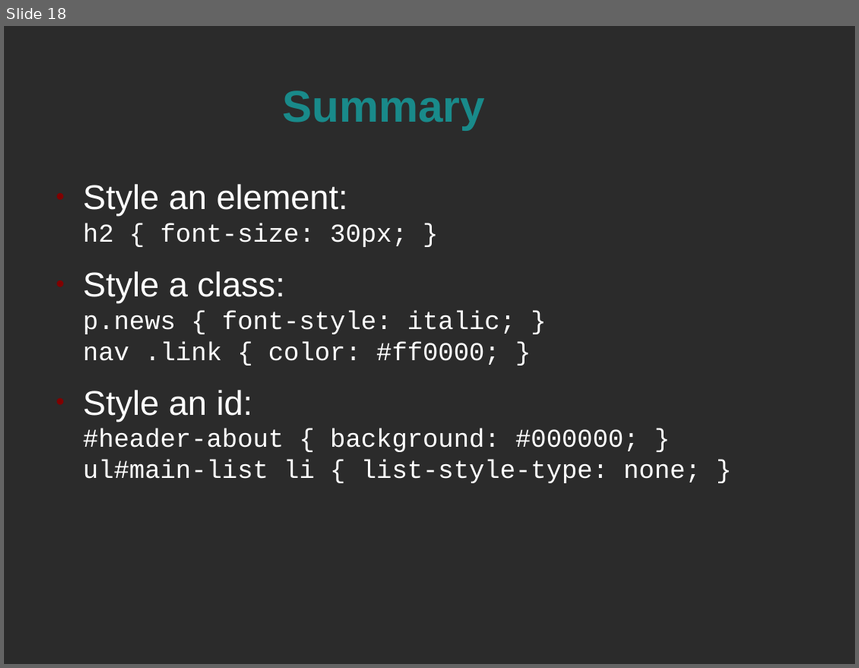
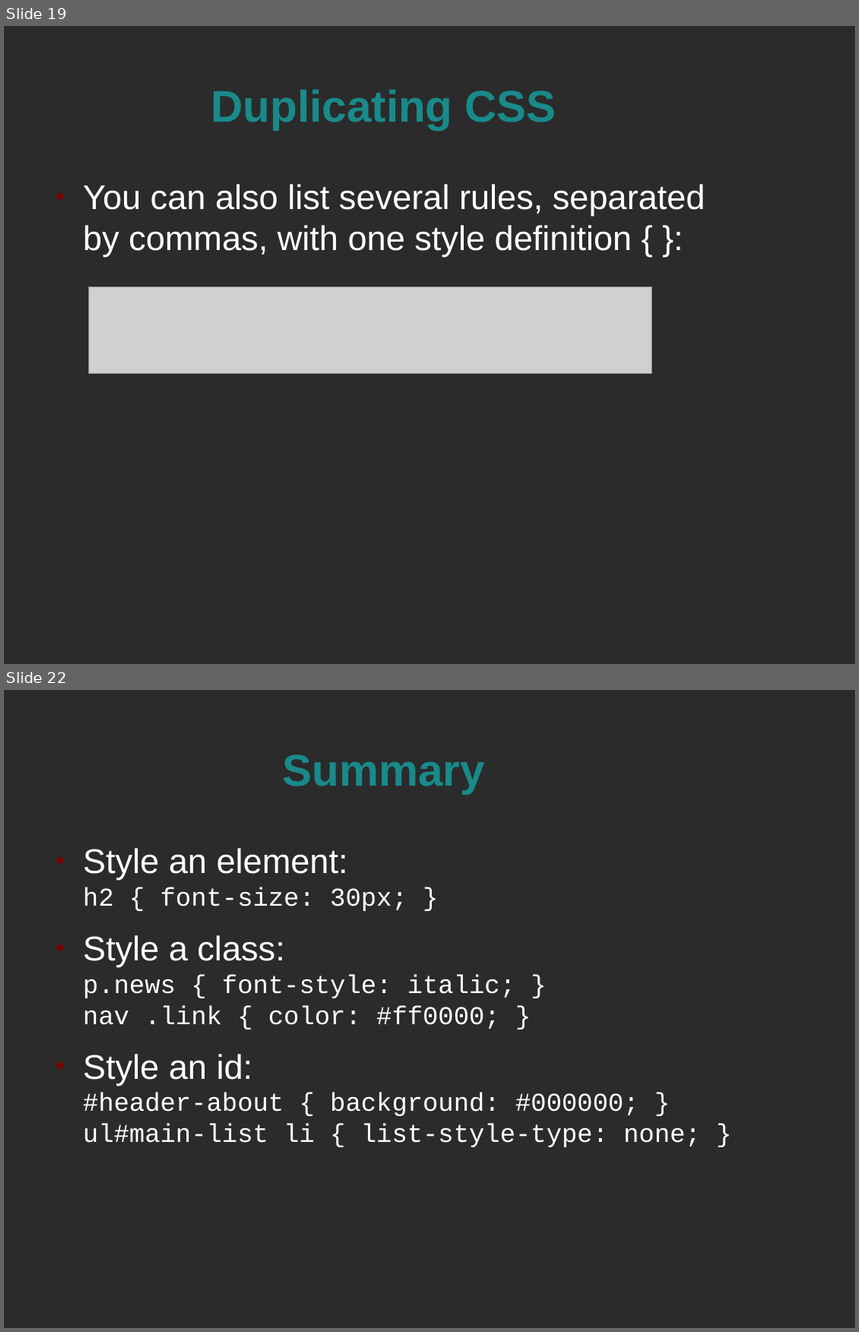
Before and after one commit to spellbindguy/Web-Development, a slide deck: Lectures/04 CSS/CSS Intro.odp. Shown one above the other, each under a label of ours: slide 18 before the commit, slides 19 and 22 after it; the slides between them are not shown. The pictures are 859x668 and 859x1332 pixels, drawn with LibreOffice and Linux fonts; fonts in the diff are those of the drawing; grey boxes stand for pictures; background and template pictures are left out; a plain dark background stands for a picture behind light text. Boxes give left, top, right and bottom in pixels: in the first picture for what was removed or moved away, otherwise in the second. Text is boxed around its words. In the diff, an @@ line names an element or a change of style, - is before the commit and + after.

```diff
--- a/Lectures/04 CSS/CSS Intro.odp
+++ b/Lectures/04 CSS/CSS Intro.odp
@@ slide 19 added at <box>4,26,855,664</box>, background picture (left out) @@
@@ title added at <box>211,90,557,130</box>, 41.4 pt, text #198A8A, bold @@
+Duplicating CSS
@@ text added at <box>83,184,705,257</box>, 32 pt, text #FFFFFF @@
+● You can also list several rules, separated by commas, with one style definition { }:
@@ picture added at <box>89,287,652,373</box> @@
@@ what was slide 18 is now slide 22 @@
```
Also in this commit, not shown: 4 other slides added, 1 slide removed, 1 other file.
